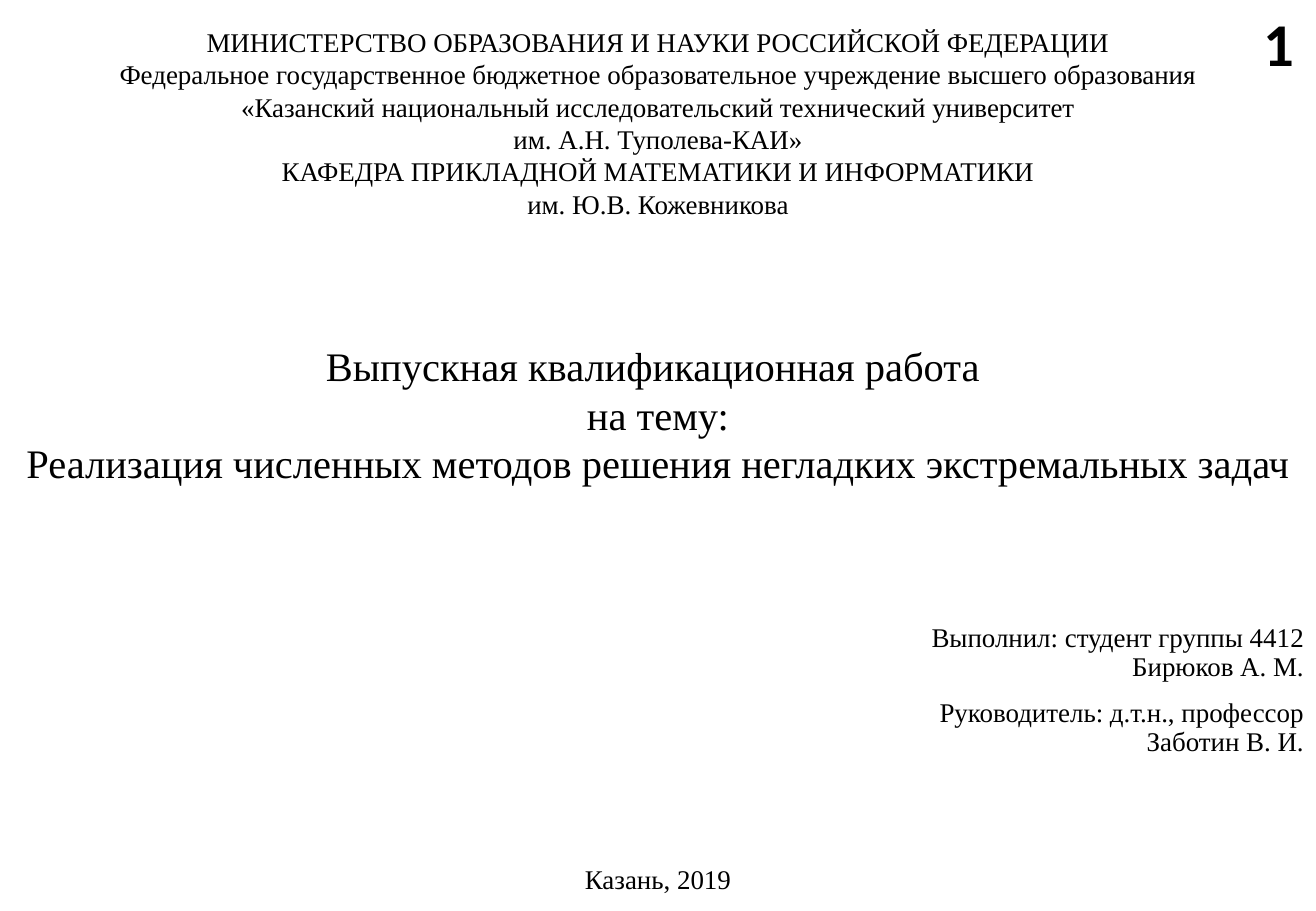
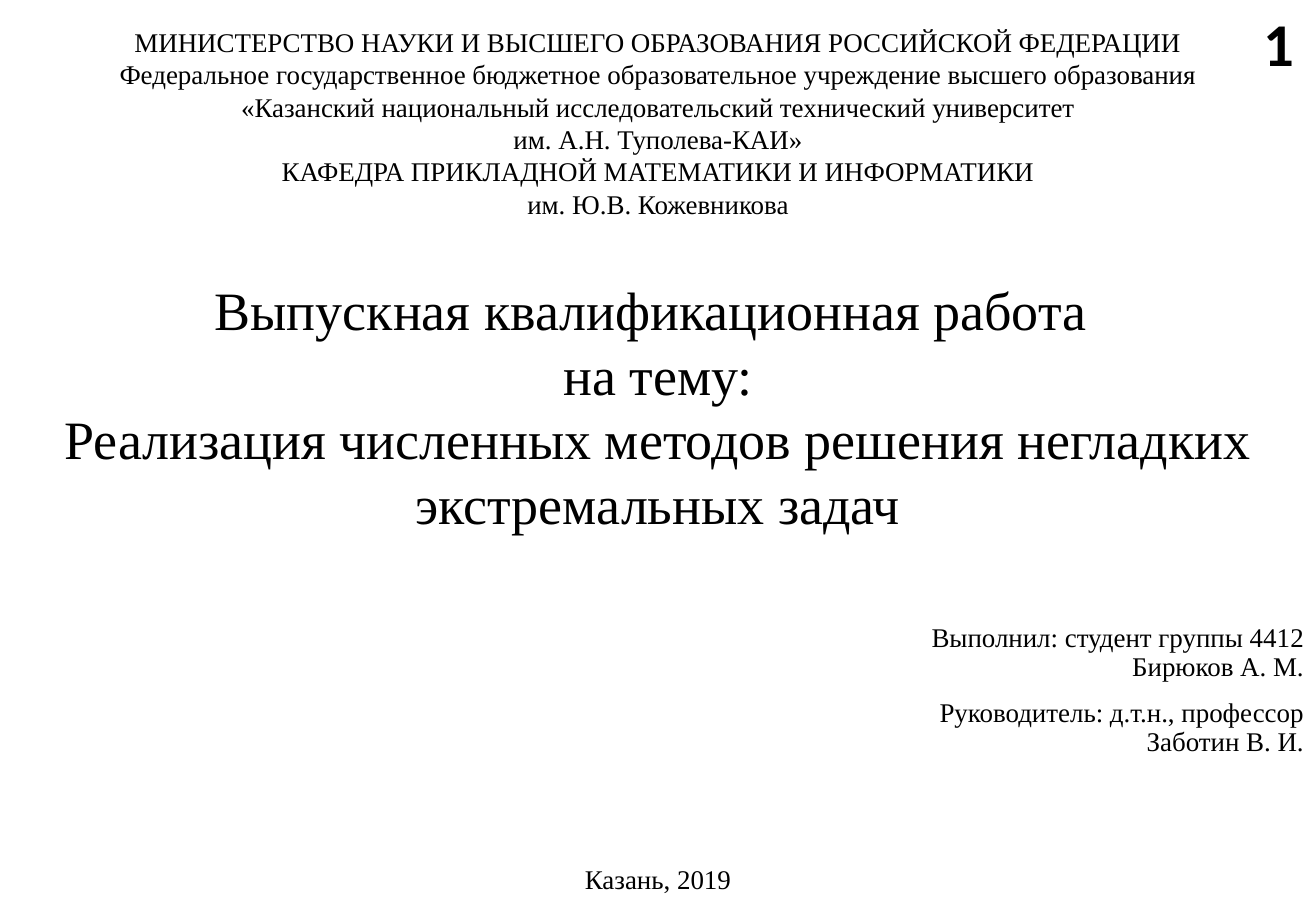
Before and after one commit to EgoPingvina/LipshMinimization, a slide deck: slide 1 of Documentation/Done/Презентация Бирюков 4412.pptx. Drawn at 1316x911 pixels with LibreOffice and Linux fonts; fonts in the diff are those of the drawing. Boxes give left, top, right and bottom in pixels: in the first picture for what was removed or moved away, otherwise in the second. Text is boxed around its words. In the diff, an @@ line names an element or a change of style, - is before the commit and + after.

```diff
--- a/Documentation/Done/Презентация Бирюков 4412.pptx
+++ b/Documentation/Done/Презентация Бирюков 4412.pptx
@@ text at [120, 31, 1196, 215]: text changed @@
-МИНИСТЕРСТВО ОБРАЗОВАНИЯ И НАУКИ РОССИЙСКОЙ ФЕДЕРАЦИИ
-Федеральное государственное бюджетное образовательное учреждение высшего образования
-«Казанский национальный исследовательский технический университет
-им. А.Н. Туполева-КАИ»
-КАФЕДРА ПРИКЛАДНОЙ МАТЕМАТИКИ И ИНФОРМАТИКИ
-им. Ю.В. Кожевникова
+МИНИСТЕРСТВО НАУКИ И ВЫСШЕГО ОБРАЗОВАНИЯ РОССИЙСКОЙ ФЕДЕРАЦИИ
+Федеральное государственное бюджетное образовательное учреждение высшего образования
+«Казанский национальный исследовательский технический университет
+им. А.Н. Туполева-КАИ»
+КАФЕДРА ПРИКЛАДНОЙ МАТЕМАТИКИ И ИНФОРМАТИКИ
+им. Ю.В. Кожевникова
@@ title "Выпускная квалификационная работа на тему: ..." at [64, 291, 1250, 535]: size 24 to 32 pt @@
```
Also in this commit, not shown: 1 other slide changed.
